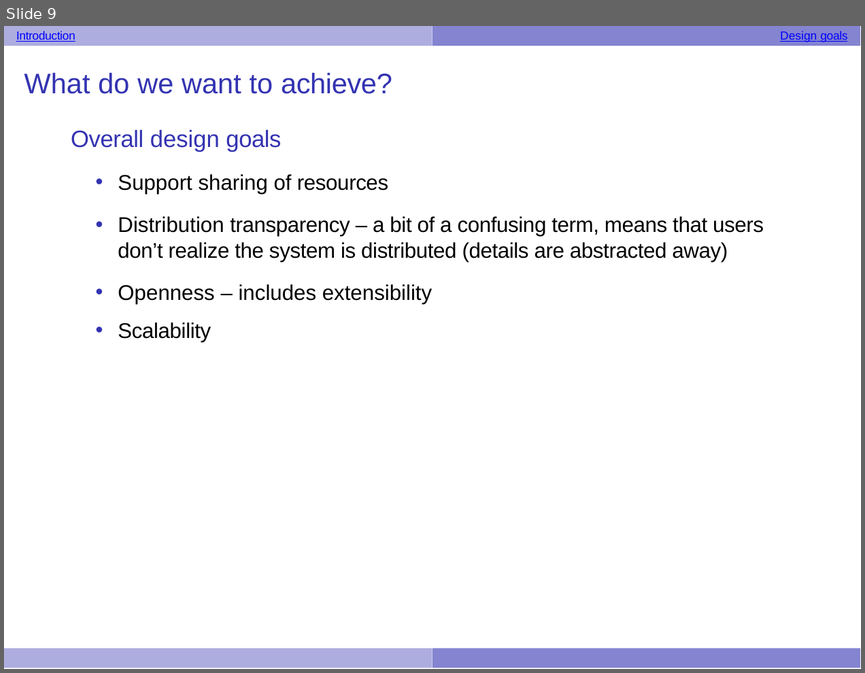
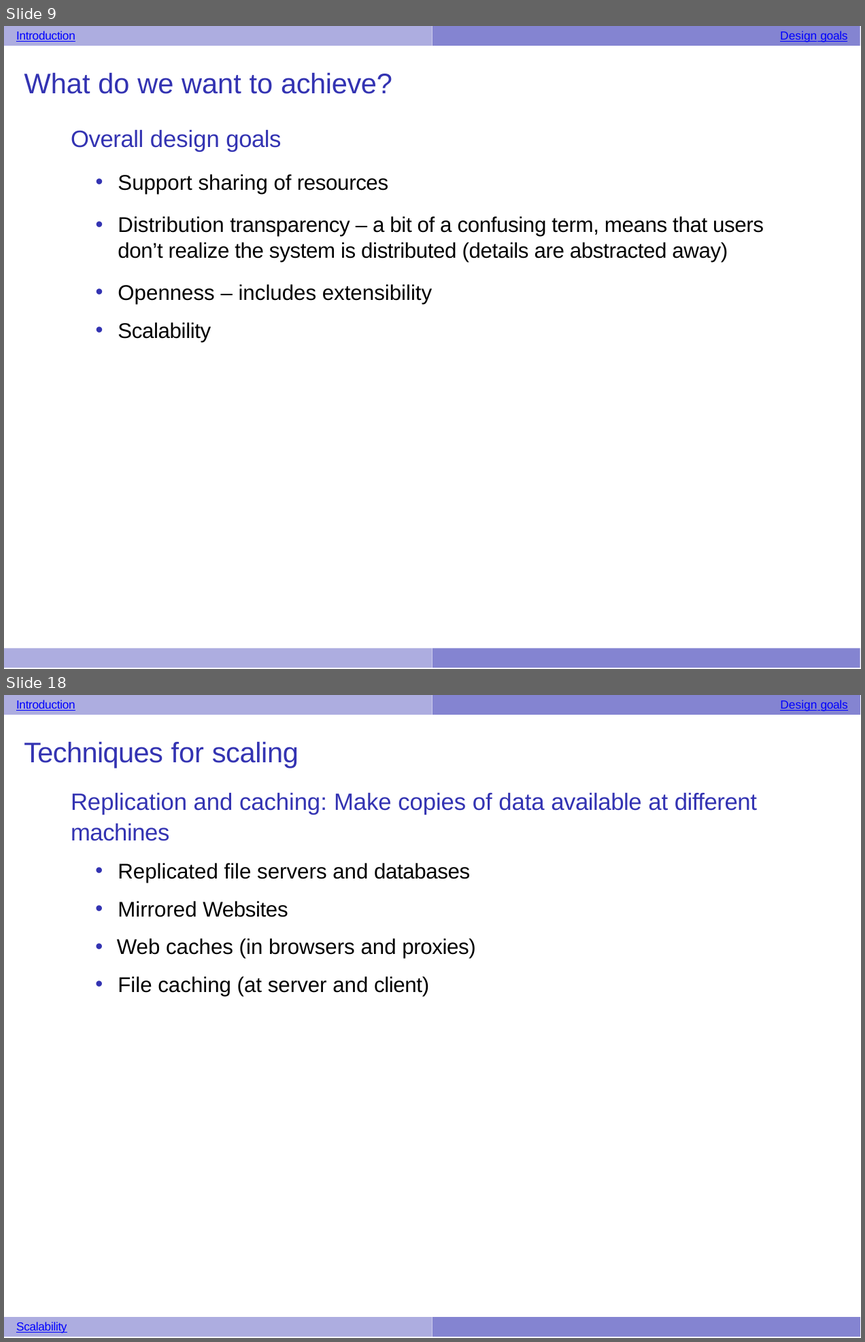
Before and after one commit to UVADS/distributed_computing, a slide deck: 02_rdds_and_running_cluster/01_intro_distributed_systems_apt.pptx. Shown one above the other, each under a label of ours: slide 9 before the commit, slides 9 and 18 after it; the slides between them are not shown. The pictures are 865x673 and 865x1342 pixels, drawn with LibreOffice and Linux fonts; fonts in the diff are those of the drawing. Boxes give left, top, right and bottom in pixels: in the first picture for what was removed or moved away, otherwise in the second. Text is boxed around its words. In the diff, an @@ line names an element or a change of style, - is before the commit and + after.

```diff
--- a/02_rdds_and_running_cluster/01_intro_distributed_systems_apt.pptx
+++ b/02_rdds_and_running_cluster/01_intro_distributed_systems_apt.pptx
@@ slide 18 added at (4, 695, 861, 1338), background #FFFFFF; not listed: 1 template element that a slide beside it also shows @@
@@ text added at (16, 700, 75, 711), 5 pt, text #0000FF, underline @@
+Introduction
@@ freeform shape added at (432, 695, 861, 715), fill #8484D1 @@
@@ text added at (780, 700, 848, 711), 5 pt, text #0000FF, underline @@
+Design goals
@@ text added at (24, 742, 757, 996), 9 pt, text #000000 @@
+Techniques for scaling
+Replication and caching: Make copies of data available at different machines
+• Replicated file servers and databases
+• Mirrored Websites
+• Web caches (in browsers and proxies)
+• File caching (at server and client)
@@ freeform shape added at (4, 1317, 432, 1338), fill #ADADE0 @@
@@ text added at (16, 1322, 67, 1334), 5 pt, text #0000FF, underline @@
+Scalability
@@ freeform shape added at (432, 1317, 861, 1338), fill #8484D1 @@
```
Also in this commit, not shown: 21 other slides added, 1 other file.
